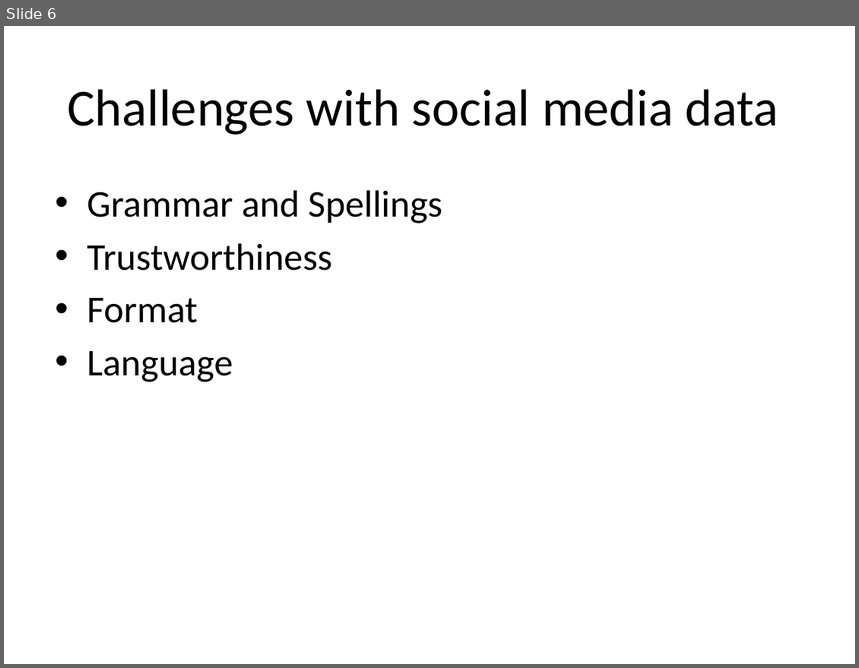
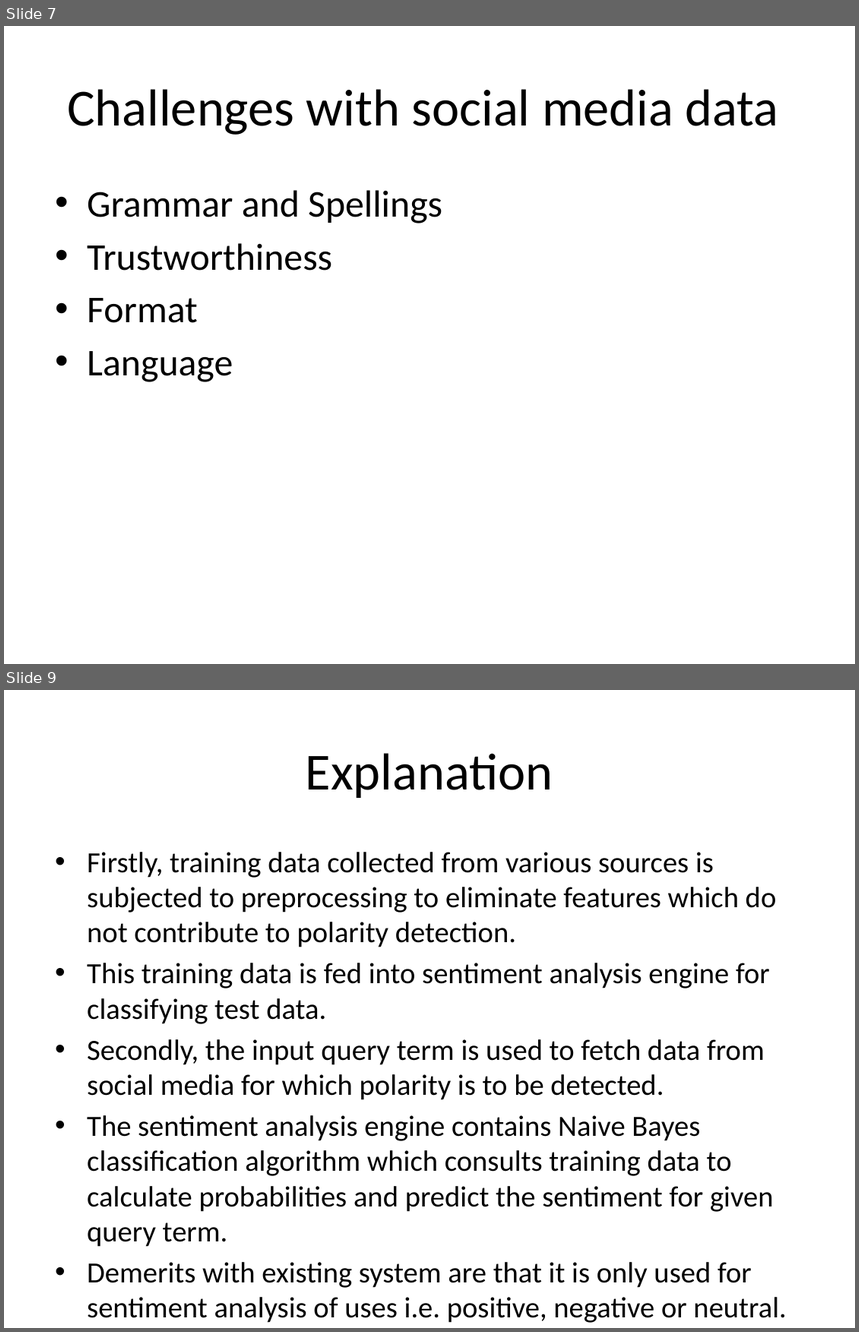
Before and after one commit to abhilashsaj/Big-Data-Analytics-and-Visualization, a slide deck: Paper 1/Paper Presentation.pptx. Shown one above the other, each under a label of ours: slide 6 before the commit, slides 7 and 9 after it; the slides between them are not shown. The pictures are 859x668 and 859x1332 pixels, drawn with LibreOffice and Linux fonts; fonts in the diff are those of the drawing. Boxes give left, top, right and bottom in pixels: in the first picture for what was removed or moved away, otherwise in the second. Text is boxed around its words. In the diff, an @@ line names an element or a change of style, - is before the commit and + after.

```diff
--- a/Paper 1/Paper Presentation.pptx
+++ b/Paper 1/Paper Presentation.pptx
@@ slide 9 added at box(4, 690, 855, 1328), background #FFFFFF @@
@@ title added at box(306, 753, 553, 798), 44 pt, text #000000 @@
+Explanation
@@ text added at box(87, 852, 786, 1323), 24.8 pt, text #000000 @@
+• Firstly, training data collected from various sources is subjected to preprocessing to eliminate features which do not contribute to polarity detection.
+• This training data is fed into sentiment analysis engine for classifying test data.
+• Secondly, the input query term is used to fetch data from social media for which polarity is to be detected.
+• The sentiment analysis engine contains Naive Bayes classification algorithm which consults training data to calculate probabilities and predict the sentiment for given query term.
+• Demerits with existing system are that it is only used for sentiment analysis of uses i.e. positive, negative or neutral.
@@ what was slide 6 is now slide 7 @@
```
Also in this commit, not shown: 4 other slides added, 1 other file.
